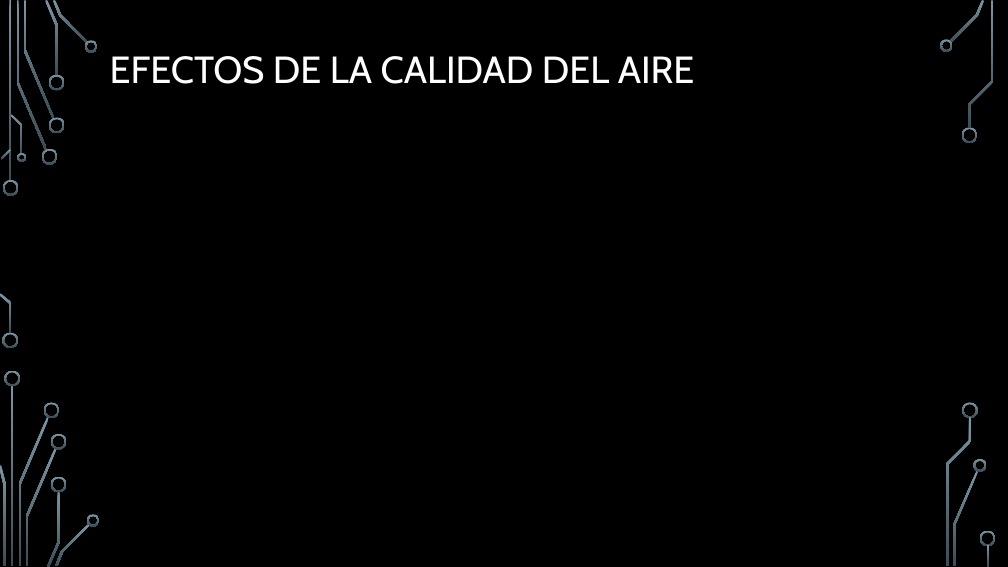
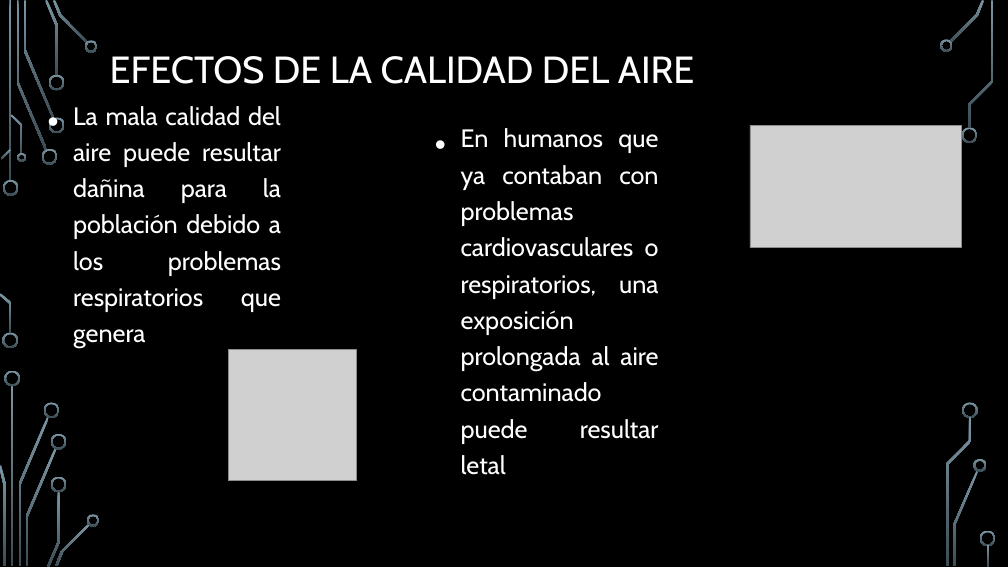
Before and after one commit to matheo-pw/Proyecto-CS, a slide deck: slide 3 of Proyecto Final CS.pptx. Drawn at 1008x567 pixels with LibreOffice and Linux fonts; fonts in the diff are those of the drawing; grey boxes stand for pictures; background and template pictures are left out. Boxes give left, top, right and bottom in pixels: in the first picture for what was removed or moved away, otherwise in the second. Text is boxed around its words. In the diff, an @@ line names an element or a change of style, - is before the commit and + after.

Commit message:
Agregué mi parte al powerpoint

```diff
--- a/Proyecto Final CS.pptx
+++ b/Proyecto Final CS.pptx
@@ text added at [73, 106, 281, 312], 24 pt, text #FFFFFF @@
+• La mala calidad del aire puede resultar dañina para la población debido a los problemas respiratorios que genera
@@ text added at [461, 128, 659, 475], 24 pt, text #FFFFFF @@
+• En humanos que ya contaban con problemas cardiovasculares o respiratorios, una exposición prolongada al aire contaminado puede resultar letal
@@ picture added at [750, 126, 962, 248] @@
@@ picture added at [228, 349, 357, 481] @@
```
